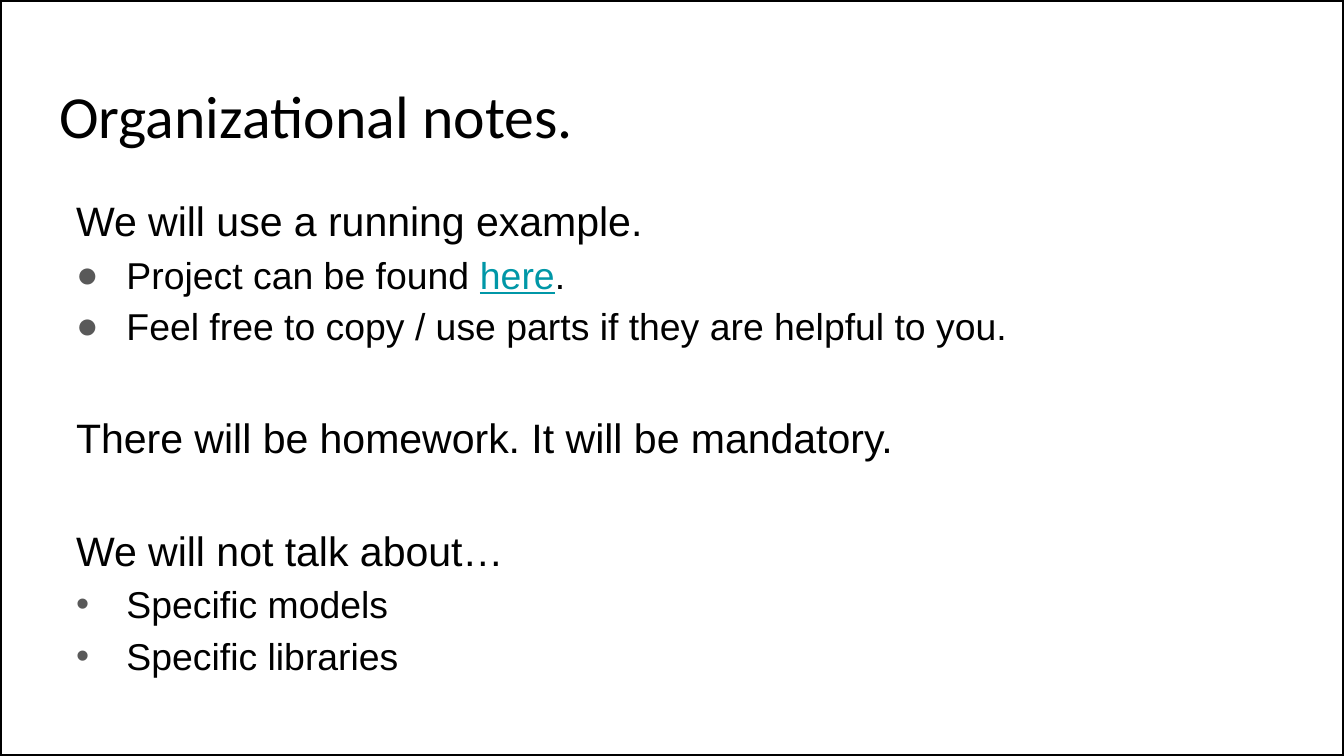
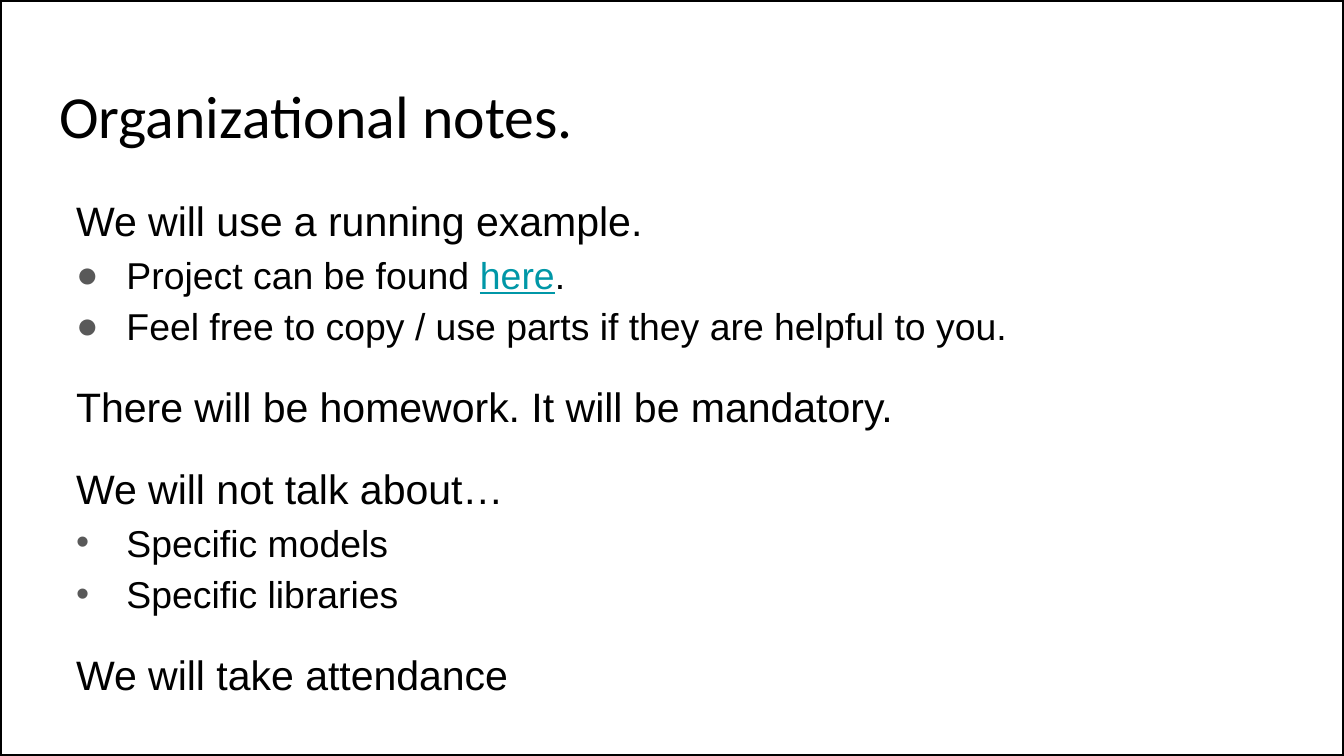
Before and after one commit to frank-trollmann/machine-learning_example-project, a slide deck: slide 4 of documentation/Session 1.pptx. Drawn at 1344x756 pixels with LibreOffice and Linux fonts; fonts in the diff are those of the drawing. Boxes give left, top, right and bottom in pixels: in the first picture for what was removed or moved away, otherwise in the second. Text is boxed around its words. In the diff, an @@ line names an element or a change of style, - is before the commit and + after.

```diff
--- a/documentation/Session 1.pptx
+++ b/documentation/Session 1.pptx
@@ text at (x1=76, y1=660, x2=508, y2=691): paragraph added @@
+We will take attendance
```
Also in this commit, not shown: 3 other files.
